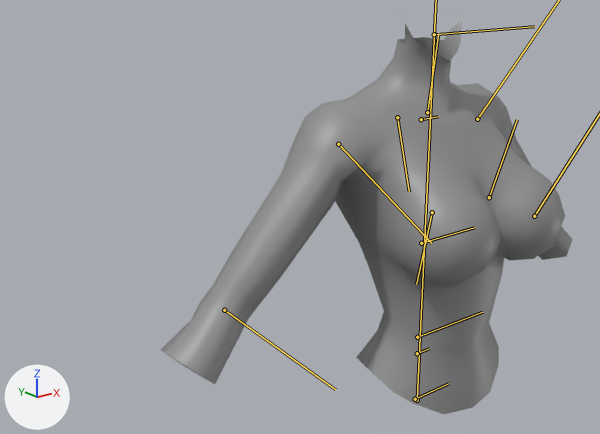
Before and after pictures for a commit that changed the glTF model assets/character/FDarkElf_m000_u.gltf.
Before and after are seen from a camera (50 mm lens) standing at (-0.212, -0.199, 0.428) and looking at (-0.017, 0.045, 0.331). Arrows for +X, +Y and +Z are at lower left; the lights stay in place. The older version comes first. The bones that change are drawn over the model as lines.

Objects in the first picture: 'FDarkElf_m000_u.001'.
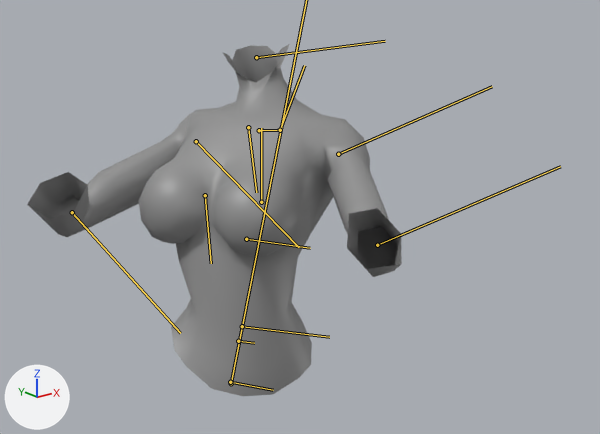
The newer file adds an action. The first version stands in its rest pose; the second is drawn at frame 26 of the action 'AtkWait_Hand_FDarkElf'.

What differs and where, as boxes [x1, y1, x2, y2] in the pictures (600 x 434 px):
'FDarkElf_m000_u.001', posed (9% narrower, 11% shorter): before [161, 20, 573, 414]; after [27, 44, 402, 396]
bone 'Bip01_Pelvis', root to tip: before (415, 399) to (448, 383); after (230, 382) to (273, 390)
bone 'bip01_spine', root to tip: before (417, 353) to (429, 348); after (238, 341) to (254, 343)
bone 'Bip01_Spine1', root to tip: before (417, 337) to (482, 312); after (242, 326) to (329, 337)
bone 'bip01_spine2', root to tip: before (421, 243) to (474, 227); after (246, 239) to (310, 248)
bone 'Bip01_Neck', root to tip: before (421, 119) to (438, 116); after (259, 130) to (277, 130)
bone 'Bip01_head', root to tip: before (434, 34) to (534, 26); after (256, 57) to (385, 41)
bone 'Bip01_L_Clavicle', root to tip: before (427, 112) to (438, 33); after (280, 130) to (304, 65)
bone 'Bip01_R_Clavicle', root to tip: before (397, 117) to (409, 191); after (248, 127) to (256, 192)
bone 'Bip01_R_UpperArm', root to tip: before (338, 144) to (431, 243); after (196, 141) to (299, 247)
bone 'Bip01_R_Forearm', root to tip: before (224, 310) to (335, 389); after (72, 212) to (180, 333)
bone 'Breast_R_Bone', root to tip: before (432, 212) to (416, 284); after (205, 195) to (211, 263)
bone 'Breast_L_Bone', root to tip: before (489, 197) to (517, 119); after (261, 202) to (261, 128)

What the commit changed:
Bone 'Bip01' (bone_bip01) moves from (0.0, 0.0, 0.0) to (-0.072, -0.011, 0.037).
Bone 'Bip01' (bone_bip01) turns from (0, 0, 0) to (-11, -27, -1) degrees about its own x, y and z.
Bone 'Bip01_Pelvis' (bone_bip01_pelvis) turns from (0, 0, 0) to (0, 0, 7) degrees about its own x, y and z.
Bone 'bip01_spine' (bone_bip01_spine) moves from (0.0, 0.0, 0.0) to (0.0, -0.002, 0.0).
Bone 'bip01_spine' (bone_bip01_spine) turns from (0, 0, 0) to (0, 0, -6) degrees about its own x, y and z.
Bone 'Bip01_Spine1' (bone_bip01_spine1) turns from (0, 0, 0) to (-25, -9, -7) degrees about its own x, y and z.
Bone 'bip01_spine2' (bone_bip01_spine2) turns from (0, 0, 0) to (-15, -4, 2) degrees about its own x, y and z.
Bone 'Bip01_Neck' (bone_bip01_neck) turns from (0, 0, 0) to (0, -3, -5) degrees about its own x, y and z.
Bone 'Bip01_head' (bone_bip01_head) turns from (0, 0, 0) to (50, 38, 23) degrees about its own x, y and z.
Bone 'Bip01_L_Clavicle' (bone_bip01_l_clavicle) turns from (0, 0, 0) to (1, 5, -9) degrees about its own x, y and z.
Bone 'Bip01_L_UpperArm' (bone_bip01_l_upperarm) turns from (0, 0, 0) to (-27, -48, 12) degrees about its own x, y and z.
Bone 'Bip01_L_Forearm' (bone_bip01_l_forearm) turns from (0, 0, 0) to (0, -41, 0) degrees about its own x, y and z.
Bone 'Bip01_R_Clavicle' (bone_bip01_r_clavicle) moves from (0.0, 0.0, 0.0) to (0.0, -0.001, 0.0).
Bone 'Bip01_R_Clavicle' (bone_bip01_r_clavicle) turns from (0, 0, 0) to (-2, 4, 0) degrees about its own x, y and z.
Bone 'Bip01_R_UpperArm' (bone_bip01_r_upperarm) turns from (0, 0, 0) to (-17, -60, 14) degrees about its own x, y and z.
Bone 'Bip01_R_Forearm' (bone_bip01_r_forearm) turns from (0, 0, 0) to (0, -65, 0) degrees about its own x, y and z.
Bone 'Breast_R_Bone' (bone_breast_r_bone) moves from (0.0, 0.0, 0.0) to (0.004, 0.003, 0.0).
Bone 'Breast_R_Bone' (bone_breast_r_bone) turns from (0, 0, 0) to (4, -6, 0) degrees about its own x, y and z.
Bone 'Breast_L_Bone' (bone_breast_l_bone) moves from (0.0, 0.0, 0.0) to (-0.004, -0.003, 0.0).
Bone 'Breast_L_Bone' (bone_breast_l_bone) turns from (0, 0, 0) to (1, 1, 0) degrees about its own x, y and z.
